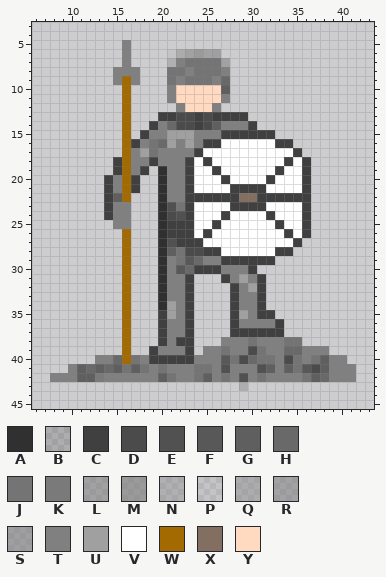
Edited in one commit: pixel-art sprite (warrior.png). Above: the version before the commit.
The file is 50x50 pixels. Pixels under 10% opacity are left out. Colours within 5 levels of each other are drawn and written as one. Shown: x 6..43, y 3..45.
Palette (. is transparent): A #303030  B #4040403a  C #404040  D #4b4b4b  E #515151  F #585858  G #5f5f5f  H #696969  J #747474  K #7a7a7a  L #7b7b7b89  M #7d7d7da2  N #8080805f  P #8080801e  Q #8080806c  R #8080808f  S #80808097  T #808080  U #a0a0a0  V #ffffff  W #a26a00  X #826f62  Y #ffdac1
Pixels before, first column x 8:
 5 ........T.........................
 6 ........T....PQRMRS...............
 7 ........T....NTJJJJL..............
 8 .......TTT...JJTJJJT..............
 9 .......TWT...JTJJJTH..............
10 ........W....TYYYYYG..............
11 ........W....TYYYYYT..............
12 ........W.....TYYYT...............
13 ........W...CCDDCDCCCC............
14 ........W..CTHDDCDGTTTC...........
15 ........W.CTTUUUTTTCCCCCC.........
16 ........WCTJHUTUTCCVVVVVVCC.......
17 ........WTUJTTTTCVVVVVVVVVVC......
18 .......CWTTCTTTCVCVVVVVVVVCVC.....
19 .......CWTC.ATTCVVCVVVVVVCVVC.....
20 ......CTWC..ATTCVVVCVVVVCVVVC.....
21 ......CTWC..ATTCVVVVCCCCVVVVC.....
22 ......CGW...ATTCCCCCCXXCCCCCC.....
23 ......CTT...AEJCVVVVCCCCVVVVC.....
24 ......CTT...ADECVVVCVVVVCVVVC.....
25 .......TT...ACCCVVCVVVVVVCVVC.....
26 ........W...ACCCVCVVVVVVVVCVC.....
27 ........W...AECCCVVVVVVVVVVC......
28 ........W...AGJDDCCVVVVVVCC.......
29 ........W...ATJFHTTCCCCCC.........
30 ........W...ATFHCCCTTTC...........
31 ........W...ATTC...CTUTC..........
32 ........W...ATTC....CTUC..........
33 ........W...ATTC....CTTC..........
34 ........W...AUTC....CTTC..........
35 ........W...CUTC....CUTCC.........
36 ........W...CTTC....CTTTTC........
37 ........W...CTTC....CCCCCC........
38 ........W...CTCC...TTTJTTTJJ......
39 ........W..CTTTC.TTJTTDJTTHHTTT...
40 .....TTHWJTCCCCCTTTFJDHJJTDJTJGTT.
41 ..TGHGHGJGJTJTTTJJTETTTEGTGJFDGTTT
42 TTTGGKTTTTTTGJTTJGTJTETJTTTTJGHTTT
43 .....................B............
The same view after the edit:
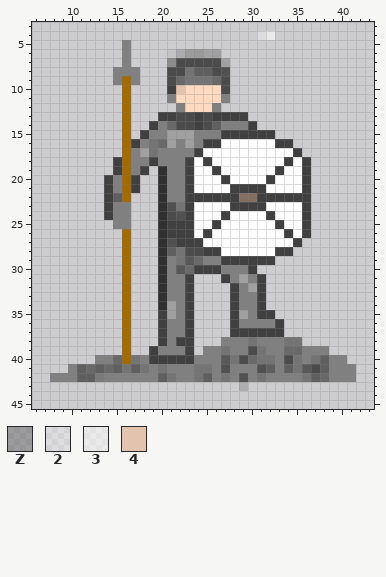
Colours new in this view: Z #78787894  2 #ffffff54  3 #ffffff94  4 #e3c3ae
Changes in this commit:
colour N: #8080805f -> #5c5c5c93
Changed rows in their new state; - is a pixel that keeps its letter.
first column x 21:
 4 ----------23
 6 --Z---------
 7 -DDDDD------
 8 DDJGGDE-----
 9 DH---HD-----
10 C4----D-----
Changed places in both pictures, as pixel boxes (x1, y1, x2, y2):
changed: (167, 31, 275, 94)
